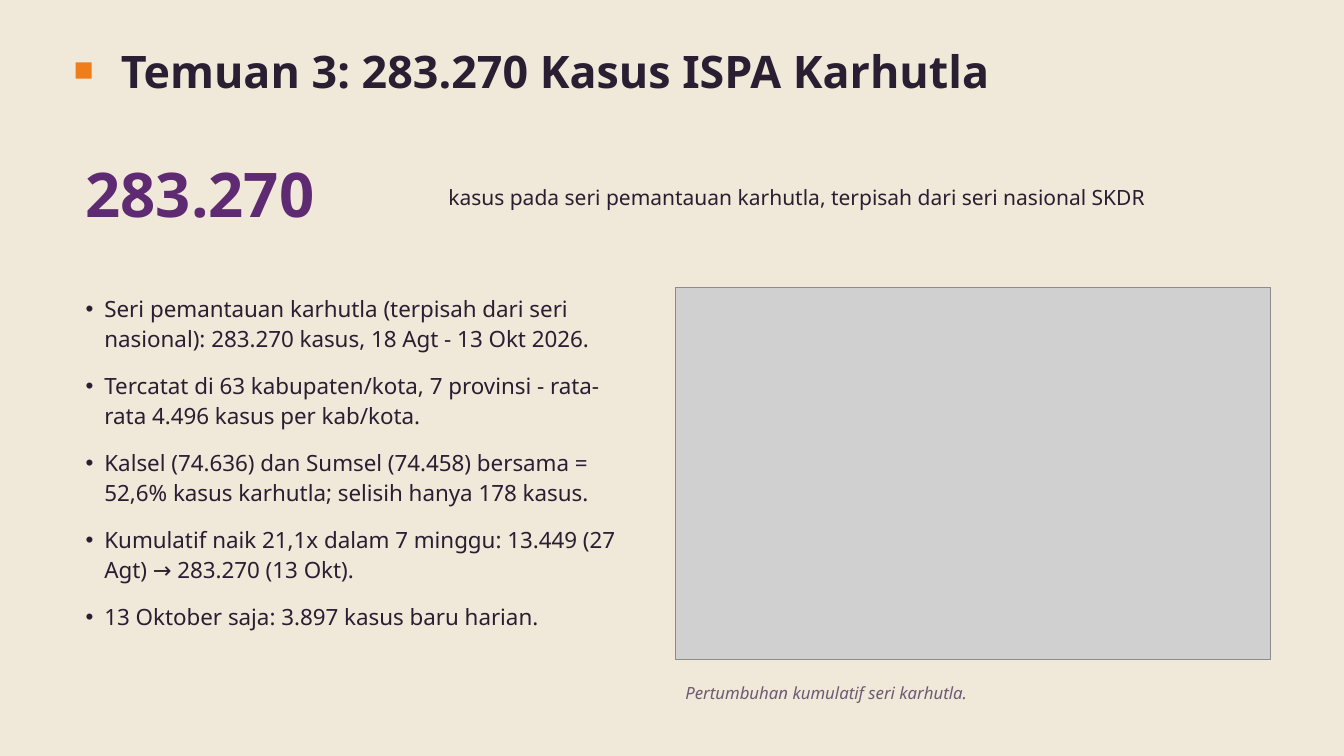
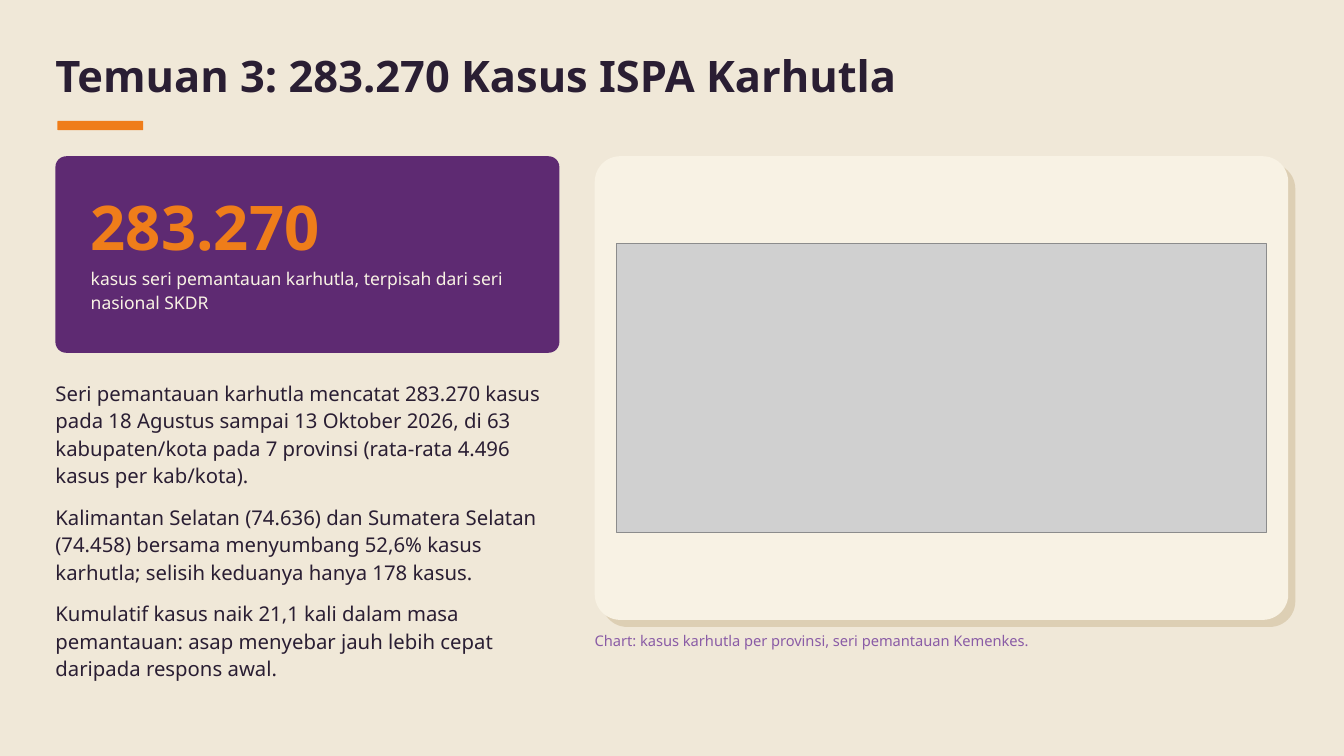
Before and after one commit to baghizash/ispa-indonesia-2026-analysis, a slide deck: slide 6 of Portofolio-Analisis-ISPA-Indonesia.pptx. Drawn at 1344x756 pixels with LibreOffice and Linux fonts; fonts in the diff are those of the drawing; grey boxes stand for pictures. Boxes give left, top, right and bottom in pixels: in the first picture for what was removed or moved away, otherwise in the second. Text is boxed around its words. In the diff, an @@ line names an element or a change of style, - is before the commit and + after.

```diff
--- a/Portofolio-Analisis-ISPA-Indonesia.pptx
+++ b/Portofolio-Analisis-ISPA-Indonesia.pptx
@@ text "Temuan 3: 283.270 Kasus ISPA ..." moved from (x1=121, y1=54, x2=989, y2=89) to (x1=55, y1=59, x2=896, y2=93) @@
@@ text "Temuan 3: 283.270 Kasus ISPA ..." at (x1=55, y1=59, x2=896, y2=93): size 32 to 31 pt; line spacing 1 to 1.13 @@
@@ rectangle removed at (x1=76, y1=63, x2=92, y2=79) @@
@@ rounded rectangle added at (x1=57, y1=121, x2=143, y2=130), fill #EF7D1A @@
@@ rounded rectangle added at (x1=55, y1=156, x2=560, y2=353), fill #5E2A72 @@
@@ text removed at (x1=85, y1=172, x2=314, y2=218) @@
-283.270
@@ rounded rectangle added at (x1=595, y1=156, x2=1289, y2=620), fill #F8F2E4 @@
@@ rounded rectangle added at (x1=602, y1=163, x2=1296, y2=627), fill #DDCFB4 @@
@@ text at (x1=91, y1=205, x2=503, y2=309): text changed; size 15 to 12.5 pt; text colour #2A1E33 to #F8F2E4 @@
-kasus pada seri pemantauan karhutla, terpisah dari seri nasional SKDR
+283.270
+kasus seri pemantauan karhutla, terpisah dari seri nasional SKDR
@@ picture resized from (x1=676, y1=287, x2=1270, y2=659) to (x1=617, y1=244, x2=1266, y2=532) @@
@@ text at (x1=55, y1=385, x2=539, y2=681): text changed; size 16 to 14.5 pt @@
-• Seri pemantauan karhutla (terpisah dari seri nasional): 283.270 kasus, 18 Agt - 13 Okt 2026.
-• Tercatat di 63 kabupaten/kota, 7 provinsi - rata-rata 4.496 kasus per kab/kota.
-• Kalsel (74.636) dan Sumsel (74.458) bersama = 52,6% kasus karhutla; selisih hanya 178 kasus.
-• Kumulatif naik 21,1x dalam 7 minggu: 13.449 (27 Agt) → 283.270 (13 Okt).
-• 13 Oktober saja: 3.897 kasus baru harian.
+Seri pemantauan karhutla mencatat 283.270 kasus pada 18 Agustus sampai 13 Oktober 2026, di 63 kabupaten/kota pada 7 provinsi (rata-rata 4.496 kasus per kab/kota).
+Kalimantan Selatan (74.636) dan Sumatera Selatan (74.458) bersama menyumbang 52,6% kasus karhutla; selisih keduanya hanya 178 kasus.
+Kumulatif kasus naik 21,1 kali dalam masa pemantauan: asap menyebar jauh lebih cepat daripada respons awal.
@@ text added at (x1=595, y1=635, x2=1028, y2=650), 10.5 pt, text #8A5CA6 @@
+Chart: kasus karhutla per provinsi, seri pemantauan Kemenkes.
@@ text removed at (x1=685, y1=686, x2=967, y2=703) @@
-Pertumbuhan kumulatif seri karhutla.
```
Also in this commit, not shown: 8 other slides changed, 1 slide added, 1 slide removed.
